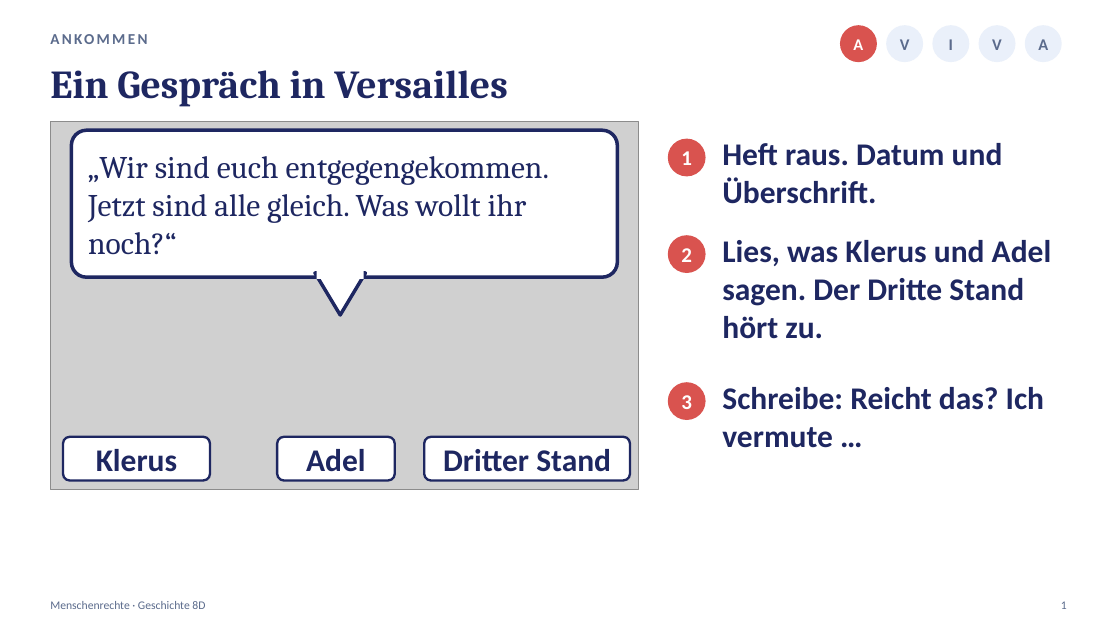
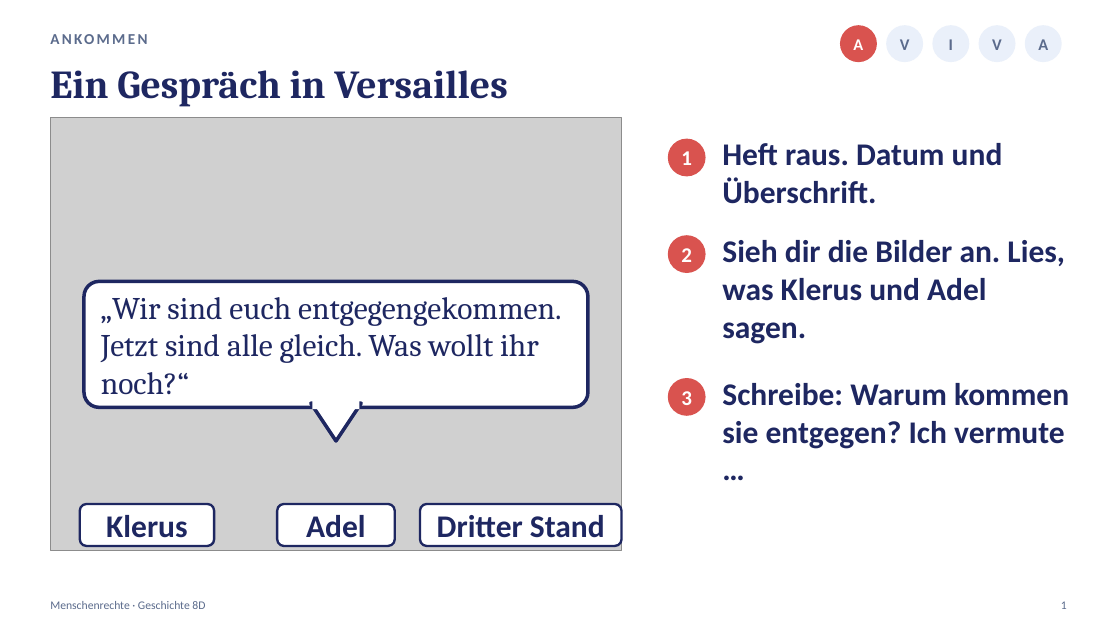
Before and after one commit to golzkonstantin-gif/Schule, a slide deck: slide 1 of Geschichte_8D/Stunde4_Menschenrechte/Praesentation_Stunde4_Menschenrechte_8D.pptx. Drawn at 1120x630 pixels with LibreOffice and Linux fonts; fonts in the diff are those of the drawing; grey boxes stand for pictures. Boxes give left, top, right and bottom in pixels: in the first picture for what was removed or moved away, otherwise in the second. Text is boxed around its words. In the diff, an @@ line names an element or a change of style, - is before the commit and + after.

```diff
--- a/Geschichte_8D/Stunde4_Menschenrechte/Praesentation_Stunde4_Menschenrechte_8D.pptx
+++ b/Geschichte_8D/Stunde4_Menschenrechte/Praesentation_Stunde4_Menschenrechte_8D.pptx
@@ picture: place and size @@
-picture at [50, 122, 639, 490]
+picture at [50, 118, 622, 550]
@@ text at [722, 240, 1065, 344]: text changed @@
-Lies, was Klerus und Adel sagen. Der Dritte Stand hört zu.
+Sieh dir die Bilder an. Lies, was Klerus und Adel sagen.
@@ proportions changed in 4 elements at [277, 504, 395, 546], [420, 504, 622, 546], [80, 504, 214, 546], [84, 281, 588, 408] @@
@@ rounded rectangle: place and size @@
-rounded rectangle at [71, 130, 618, 277]
+rounded rectangle at [84, 281, 588, 408]
@@ text "„Wir sind euch entgegengekommen. Jetzt ...": place and size @@
-text "„Wir sind euch entgegengekommen. Jetzt ..." at [88, 156, 549, 255]
+text "„Wir sind euch entgegengekommen. Jetzt ..." at [101, 297, 561, 395]
@@ text "3": place and size @@
-text "3" at [681, 395, 692, 409]
+text "3" at [681, 391, 692, 405]
@@ ellipse: place and size @@
-ellipse at [668, 382, 706, 420]
+ellipse at [668, 378, 706, 416]
@@ text at [722, 383, 1069, 449]: text changed @@
-Schreibe: Reicht das? Ich vermute …
+Schreibe: Warum kommen sie entgegen? Ich vermute …
@@ triangle: place and size @@
-triangle at [315, 273, 365, 315]
+triangle at [311, 403, 361, 441]
@@ rectangle: place and size @@
-rectangle at [317, 271, 364, 279]
+rectangle at [313, 401, 360, 409]
@@ text "Klerus": place and size @@
-text "Klerus" at [96, 449, 177, 472]
+text "Klerus" at [106, 515, 187, 538]
@@ rounded rectangle: place and size @@
-rounded rectangle at [63, 437, 210, 481]
+rounded rectangle at [80, 504, 214, 546]
@@ text "Adel": place and size @@
-text "Adel" at [306, 449, 366, 472]
+text "Adel" at [306, 515, 366, 538]
@@ rounded rectangle: place and size @@
-rounded rectangle at [277, 437, 395, 481]
+rounded rectangle at [277, 504, 395, 546]
@@ text "Dritter Stand": place and size @@
-text "Dritter Stand" at [443, 449, 611, 472]
+text "Dritter Stand" at [437, 515, 605, 538]
@@ rounded rectangle: place and size @@
-rounded rectangle at [424, 437, 630, 481]
+rounded rectangle at [420, 504, 622, 546]
```
Also in this commit, not shown: 4 other slides changed, 8 other files.
